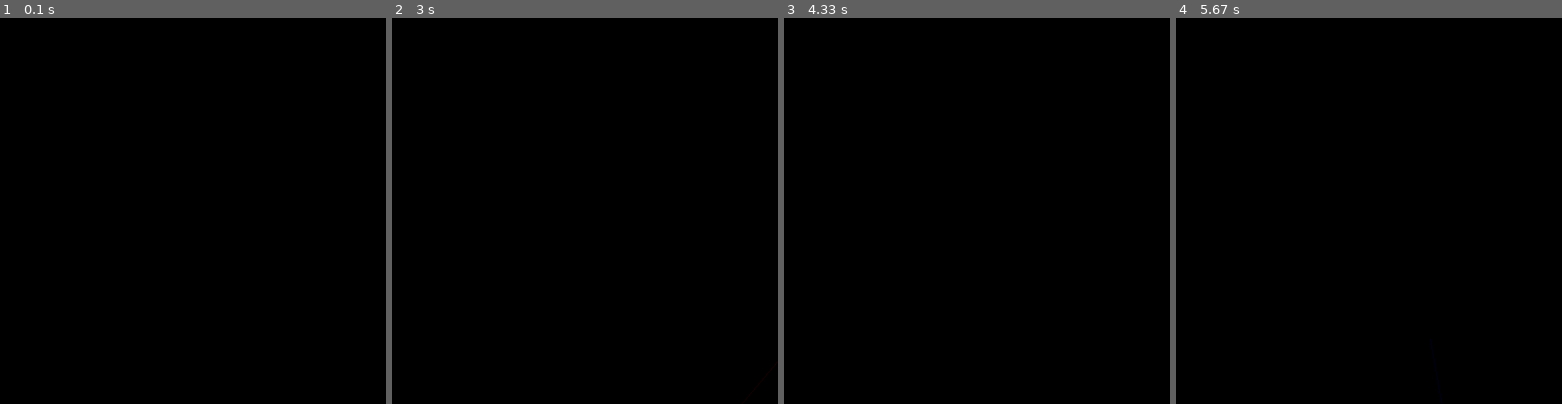
Above: before the commit, frames 1-4 (left to right).
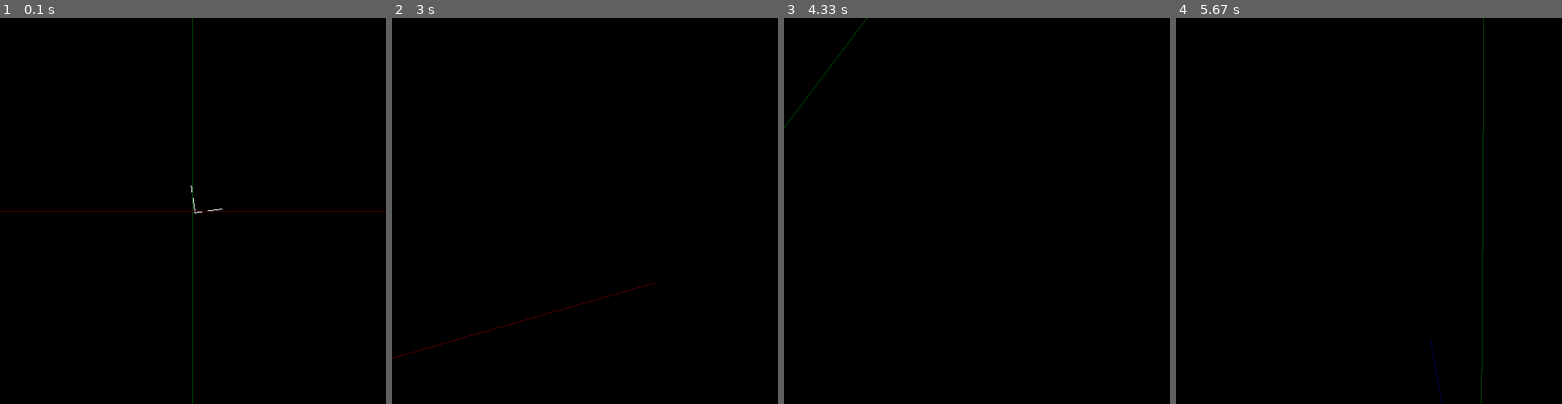
Above: after the commit, the same moments.

Repository: r7melo/CG-with-Python
Game: pygame game, started from edge.py
Same seed, same stepped clock (60 frames per second), same inputs: the game is played once before the commit and once after it.
Inputs (mouse positions are in pixels of both pictures, inside the frame that each line leads up to):
- Up to frame 1 (0.1 s): no input
- Up to frame 2 (3 s): tap A at 0.33 s; hold Right 0.67-1.13 s; hold D 0.67-1.13 s; move the mouse to (708, 199) at 0.7 s; tap Space at 0.73, 1.03, 1.23, 2.63, 2.97 s; hold Up 1.17-1.47 s; hold W 1.17-1.47 s; move the mouse to (492, 214) at 1.2 s; hold Down 2.57-2.87 s; hold S 2.57-2.87 s; move the mouse to (631, 245) at 2.6 s; hold Left from 2.9 s (still down); hold A from 2.9 s (still down); move the mouse to (592, 79) at 2.93 s
- Up to frame 3 (4.33 s): tap Space at 3.27, 3.4 s; release Left at 3.3 s; release A at 3.3 s; hold Up 3.33-3.7 s; hold W 3.33-3.7 s; move the mouse to (838, 199) at 3.37 s; tap Shift at 3.48 s
- Up to frame 4 (5.67 s): hold Down 4.4-4.77 s; hold S 4.4-4.77 s; move the mouse to (1357, 145) at 4.43 s; tap Space at 4.47, 4.87, 5.17, 5.37 s; hold Left 4.8-5.27 s; hold A 4.8-5.27 s; move the mouse to (1469, 272) at 4.83 s; tap Shift at 4.95 s; hold Right from 5.3 s (still down); hold D from 5.3 s (still down); move the mouse to (1307, 83) at 5.33 s

The runs differ from the first frame. In frame 1, 0.4% of the frame differs, in the area x 0-100%, y 0-100%; in frame 2, 0.2%; in frame 3, less than 0.1%; in frame 4, 0.2%.

Commit message:
parabola e circulo

Diff:
--- a/app.py
+++ b/app.py
@@ -25,6 +25,7 @@
         gluPerspective(45, (self.screenSize[0] / self.screenSize[1]), 0.1, 50.0)
         glMatrixMode(GL_MODELVIEW)
         glEnable(GL_DEPTH_TEST)
+        glTranslate(0, 0, -50 / self.speed)
 
 
         while True:
@@ -58,6 +59,7 @@
                 glTranslate(0, 0, 1 / self.speed)
             if pressed[pygame.K_s]:
                 glTranslate(0, 0, -1 / self.speed)
+
             if pressed[pygame.K_a]:
                 glTranslate(1 / self.speed, 0, 0)
             if pressed[pygame.K_d]:
--- a/cartesian_plane.py
+++ b/cartesian_plane.py
@@ -10,15 +10,15 @@
     def show(self):
         glBegin(GL_LINES)
         # X
-        glColor3f(0.1,0,0)
+        glColor3f(0.3,0,0)
         glVertex3f(-1000,0,0)
         glVertex3f(1000,0,0)
         # Y
-        glColor3f(0,0.1,0)
+        glColor3f(0,0.3,0)
         glVertex3f(0,-1000,0)
         glVertex3f(0,1000,0)
         # Z
-        glColor3f(0,0,0.1)
+        glColor3f(0,0,0.3)
         glVertex3f(0,0,-1000)
         glVertex3f(0,0,1000)
 
--- /dev/null
+++ b/circle.py
@@ -0,0 +1,70 @@
+from pygame.constants import K_DELETE, K_END, K_HOME, K_PAGEDOWN
+from app import App
+
+from OpenGL.GL import *
+from cartesian_plane import CartesianPlane
+
+from vector import Vector3d
+
+import pygame
+from math import *
+
+
+class Circle:
+
+    # FUNÇÃO QUALQUER PARA SER REPRESENTADA
+    def f(self, x):
+        return x*x
+
+    def g(self, x,y, angle):
+        return ( (y * cos((angle/180)*pi)) - (x * sin((angle/180)*pi)), (y * sin((angle/180)*pi)) + (x * cos((angle/180)*pi)))
+
+
+    def parabola(self):
+        tam = 10
+        dx = 0.1
+
+
+        glBegin(GL_LINES)
+        glColor3f(0,1,0.7)
+
+        x = -tam
+        while -tam <= x <= tam:
+
+            glVertex3f(x, self.f(x), 0)
+            glVertex3f(x+dx, self.f(x+dx), 0)
+
+            x += dx
+
+        glEnd()
+
+    def circle(self):
+        angle = 0
+        dz = 1
+
+
+        glBegin(GL_LINES)
+        glColor3f(0,1,0.7)
+
+
+        while 0 <= angle < 360:
+
+            glVertex3f(self.g(0,1,angle)[0], self.g(0,1,angle)[1], 0)
+            glVertex3f(self.g(0,1,angle+dz)[0], self.g(0,1,angle+dz)[1], 0)
+
+            angle += dz
+
+        glEnd()
+
+
+    def update(self):
+        self.circle()
+        self.parabola()
+
+
+if __name__=="__main__":
+        from cartesian_plane import CartesianPlane
+        app = App()
+        app.render.append(CartesianPlane())
+        app.render.append(Circle())
+        app.run()
--- a/constants.py
+++ /dev/null
@@ -1,30 +0,0 @@
-
-
-squadVerticies = (
-    (0,0,0),
-    (1,0,0),
-    (1,0.707106781,-0.707106781),
-    (0,0.707106781,-0.707106781),
-)
-
-triangleVerticies = (
-    (0,0,0),
-    (1,0,0),
-    (0,1,0),
-)
-
-triangle2Verticies = (
-    (1,1,1),
-    (2,1,1),
-    (1,2,1),
-)
-
-edgeVerticies = (
-    (0,0,0),
-    (1,1,0)
-)
-
-
-squadColor = (0,0,1)
-triangleColor = (0.7,0.1,1)
-edgeColor = (0.5,0.5,0.5)
--- a/cube.py
+++ b/cube.py
@@ -1,89 +1,51 @@
 from app import App
 
 from OpenGL.GL import *
-
-from vector import Vector3d
+from OpenGL.GLU import *
 
 
+vertices = (
+	(1, -1, -1),
+	(1, 1, -1),
+	(-1, 1, -1),
+	(-1, -1, -1),
+	(1, -1, 1),
+	(1, 1, 1),
+	(-1, -1, 1),
+	(-1, 1, 1)
+)
+
+edges = (
+	(0, 1),
+	(0, 3),
+	(0, 4),
+	(2, 1),
+	(2, 3),
+	(2, 7),
+	(6, 3),
+	(6, 4),
+	(6, 7),
+	(5, 1),
+	(5, 4),
+	(5, 7)
+)
+
 class Cube:
-    def __init__(self, verticies, faces):
-        self.__verticies__ = verticies
-        self.verticies = verticies
-        self.faces = list(faces)
-        self.color = (1,1,1)
-        self.angle = Vector3d(0,0,0)
-
-    def rotate(self):
-        new_verticies = []
-
-        for vertex in self.__verticies__:
-            vector = Vector3d(vertex[0], vertex[1], vertex[2])
-            vector.rotate(self.angle, Vector3d(0,0,0))
-            new_verticies.append(vector.get())
-
-        self.verticies = tuple(new_verticies)
-
-        if abs(self.angle.x) >= 360:
-            self.angle.x = 0
-        if abs(self.angle.y) >= 360:
-            self.angle.y = 0
+	def __init__(self, tX, tY, tZ):
+		glBegin(GL_LINES)
+		for edge in edges:
+			for vertex in edge:
+				glVertex3f(vertices[vertex][0] + tX, vertices[vertex][1] + tY, vertices[vertex][2] + tZ)
+		glEnd()
 
 
 
-    def show(self):
-        glBegin(GL_QUADS)
-        for face in self.faces:
-            for vertex in face:
-                if type(vertex) == tuple:
-                    glColor3fv(vertex)
-                elif type(vertex) == int:
-                    glVertex3fv(self.verticies[vertex])
-        glEnd()
-
-
-
-    def update(self):
-        self.show()
-        self.rotate()
-
-        self.angle.y += 1
-        self.angle.x += 0.1
-        #self.angle.y += 0.1
-        #self.angle.x += 0.1
-
-
-
-
-cuboVerticies = (
-    (0,0,0),
-    (1,0,0),
-    (1,1,0),
-    (0,1,0),
-
-    (0,0,-1),
-    (1,0,-1),
-    (1,1,-1),
-    (0,1,-1),
-)
-
-cuboFaces = (
-    ((0.1,0.1,0.1),4,5,6,7),    #1
-    ((1,0,0),0,1,2,3),          #3
-)
-
-cuboFacesbc= (
-    ((1,0,0),0,1,2,3),          #3
-    ((1,1,0),0,1,5,4),          #4
-    ((1,1,1),0,4,7,3),          #5
-    ((0,1,1),3,2,6,7),          #2
-    ((0,0,1),1,2,6,5),          #6
-    ((0.1,0.1,0.1),4,5,6,7),    #1
-)
+class CubesOnSpace:
+	def update(self):
+		Cube(1,1,1)
 
 if __name__=="__main__":
-        from cartesian_plane import CartesianPlane
-        app = App()
-        app.screenSize = (1500,900)
-        app.render.append(CartesianPlane())
-        app.render.append(Cube(cuboVerticies, cuboFacesbc))
-        app.run()
+	app = App()
+	cubes_on_space = CubesOnSpace()
+	app.render.append(cubes_on_space)
+	app.run()
--- a/cube2.py
+++ /dev/null
@@ -1,51 +0,0 @@
-from app import App
-
-from OpenGL.GL import *
-from OpenGL.GLU import *
-
-
-vertices = (
-	(1, -1, -1),
-	(1, 1, -1),
-	(-1, 1, -1),
-	(-1, -1, -1),
-	(1, -1, 1),
-	(1, 1, 1),
-	(-1, -1, 1),
-	(-1, 1, 1)
-)
-
-edges = (
-	(0, 1),
-	(0, 3),
-	(0, 4),
-	(2, 1),
-	(2, 3),
-	(2, 7),
-	(6, 3),
-	(6, 4),
-	(6, 7),
-	(5, 1),
-	(5, 4),
-	(5, 7)
-)
-
-class Cube:
-	def __init__(self, tX, tY, tZ):
-		glBegin(GL_LINES)
-		for edge in edges:
-			for vertex in edge:
-				glVertex3f(vertices[vertex][0] + tX, vertices[vertex][1] + tY, vertices[vertex][2] + tZ)
-		glEnd()
-
-
-
-class CubesOnSpace:
-	def update(self):
-		Cube(1,1,1)
-
-if __name__=="__main__":
-	app = App()
-	cubes_on_space = CubesOnSpace()
-	app.render.append(cubes_on_space)
-	app.run()
--- /dev/null
+++ b/cube3d.py
@@ -0,0 +1,83 @@
+from app import App
+
+from OpenGL.GL import *
+
+from vector import Vector3d
+
+
+class Cube3d:
+    def __init__(self, verticies, faces):
+        self.__verticies__ = verticies
+        self.verticies = verticies
+        self.faces = list(faces)
+        self.color = (1,1,1)
+        self.angle = Vector3d(0,0,0)
+
+    def rotate(self):
+        new_verticies = []
+
+        for vertex in self.__verticies__:
+            vector = Vector3d(vertex[0], vertex[1], vertex[2])
+            vector.rotate(self.angle, Vector3d(0,0,0))
+            new_verticies.append(vector.get())
+
+        self.verticies = tuple(new_verticies)
+
+        if abs(self.angle.x) >= 360:
+            self.angle.x = 0
+        if abs(self.angle.y) >= 360:
+            self.angle.y = 0
+
+
+
+    def show(self):
+        glBegin(GL_QUADS)
+        for face in self.faces:
+            for vertex in face:
+                if type(vertex) == tuple:
+                    glColor3fv(vertex)
+                elif type(vertex) == int:
+                    glVertex3fv(self.verticies[vertex])
+        glEnd()
+
+
+
+    def update(self):
+        self.show()
+        self.rotate()
+
+
+
+cuboVerticies = (
+    (0,0,0),
+    (1,0,0),
+    (1,1,0),
+    (0,1,0),
+
+    (0,0,-1),
+    (1,0,-1),
+    (1,1,-1),
+    (0,1,-1),
+)
+
+cuboFaces = (
+    ((0.1,0.1,0.1),4,5,6,7),    #1
+    ((1,0,0),0,1,2,3),          #3
+)
+
+cuboFacesbc= (
+    ((1,0,0),0,1,2,3),          #3
+    ((1,1,0),0,1,5,4),          #4
+    ((1,1,1),0,4,7,3),          #5
+    ((0,1,1),3,2,6,7),          #2
+    ((0,0,1),1,2,6,5),          #6
+    ((0.1,0.1,0.1),4,5,6,7),    #1
+)
+
+if __name__=="__main__":
+        from cartesian_plane import CartesianPlane
+        app = App()
+        app.screenSize = (1500,900)
+        app.render.append(CartesianPlane())
+        app.render.append(Cube3d(cuboVerticies, cuboFacesbc))
+        app.run()
--- a/teste.py
+++ /dev/null
@@ -1,7 +0,0 @@
-import math
-
-print(math.sin((30/180)*math.pi))
-
-a = [(1,2,3),(1,2,4)]
-
-print(tuple(a))
